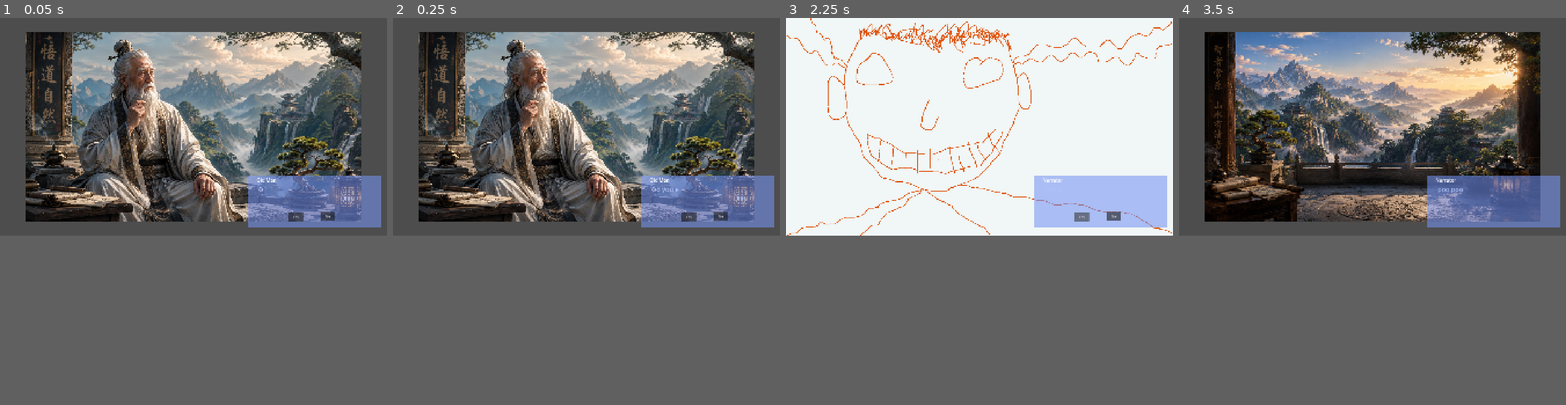
Above: before the commit, frames 1-4 (left to right).
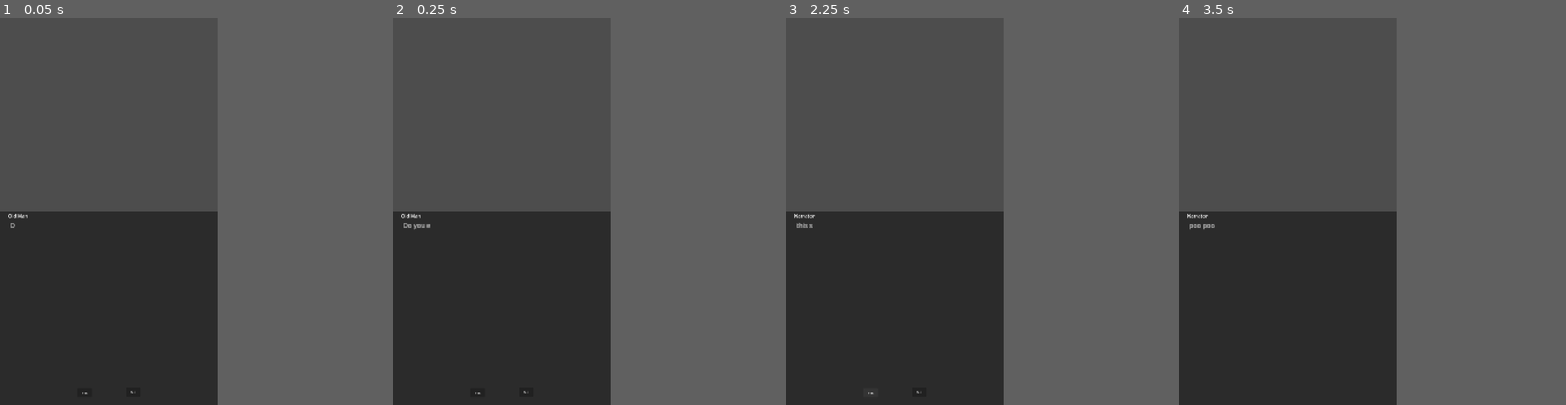
Above: after the commit, the same moments.

Repository: hanchyan/leoGodot
Game: Godot game, scene res://node_2d.tscn
The game is run twice, just before and just after one commit, with the same random seed, the same clock (stepped at 60 frames per second) and the same inputs.
Inputs:
- Up to frame 1 (0.05 s): no input
- Up to frame 2 (0.25 s): no input
- Up to frame 3 (2.25 s): click "Yes" at 0.5 s; click "Yes" at 1.25 s; click "Yes" at 2 s
- Up to frame 4 (3.5 s): click "No" at 2.75 s
In our replay, the window is 800x450 before the commit and 450x800 after it. These sizes can differ from the game's own. Grey fills any space a smaller window leaves; there, only what the larger window draws over its background counts as a difference.

The runs differ from the first frame. In frame 1, 39% of the frame differs, in the area x 0-99%, y 3-98%; in frame 2, 39%; in frame 3, 37%; in frame 4, 42%, in the area x 0-99%, y 3-57%.

Commit message:
changed to a portrait text adventure starter

Diff:
--- a/canvas_layer.gd
+++ b/canvas_layer.gd
@@ -1,7 +1,7 @@
 extends CanvasLayer
 
 @onready var music = $MusicPlayer
-@onready var portrait = $Panel/Portrait
+@onready var portrait = $Portrait
 @onready var speaker_label = $Panel/SpeakerLabel
 @onready var text_label = $Panel/Label
 @onready var button1 = $Panel/Button
--- a/dialogue.json
+++ b/dialogue.json
@@ -1,7 +1,6 @@
 {
   "start": {
 	"speaker": "Old Man",
-	"portrait": "res://portraits/old_man2.png",
 	"text": "Do you enter the cave?",
 	"choices": [
 	  {
@@ -17,8 +16,6 @@
 
   "cave": {
 	"speaker": "Narrator",
-	"portrait": "res://portraits/test.png",
-
 	"text": "It's dark inside. Continue?",
 	"choices": [
 	  {
@@ -35,7 +32,6 @@
   "leave": {
 	"speaker": "Narrator",
 	"text": "poo poo",
-	"portrait": "res://portraits/caveExit.png",
 	"choices": []
   },
 
@@ -56,8 +52,16 @@
 
   "crazy": {
 	"speaker": "Narrator",
-	"text": "this shits bananas",
-	"portrait": "res://portraits/crazyAnimation.tres",
+	"text": "this shits bananas
+	this shits bananas
+	this shits bananas
+	this shits bananas
+	this shits bananas
+	this shits bananas
+	this shits bananas
+	this shits bananas
+
+	",
 
 	"choices": [
 		{
--- a/node_2d.tscn
+++ b/node_2d.tscn
@@ -5,27 +5,26 @@
 [ext_resource type="SpriteFrames" uid="uid://8mhlohmipk70" path="res://portraits/crazyAnimation.tres" id="2_epypp"]
 
 [sub_resource type="StyleBoxFlat" id="StyleBoxFlat_wtcfe"]
-bg_color = Color(0.45490196, 0.5764706, 0.9490196, 0.57254905)
+bg_color = Color(0, 0, 0, 0.43137255)
 
 [node name="Node2D" type="Node2D" unique_id=293164579]
 
 [node name="CanvasLayer" type="CanvasLayer" parent="." unique_id=1831316642]
 script = ExtResource("1_wtcfe")
 
-[node name="Panel" type="Panel" parent="CanvasLayer" unique_id=1524215446]
-z_index = 10
-offset_left = 1233.0
-offset_top = 783.0
-offset_right = 1891.0
-offset_bottom = 1037.0
-theme_override_styles/panel = SubResource("StyleBoxFlat_wtcfe")
-
-[node name="Portrait" type="AnimatedSprite2D" parent="CanvasLayer/Panel" unique_id=1256972654]
+[node name="Portrait" type="AnimatedSprite2D" parent="CanvasLayer" unique_id=1256972654]
 z_as_relative = false
-position = Vector2(-273.00006, -243.49998)
+position = Vector2(952.99994, 536.5)
 scale = Vector2(0.99999994, 0.9990741)
 sprite_frames = ExtResource("2_epypp")
 animation = &"idle"
+
+[node name="Panel" type="Panel" parent="CanvasLayer" unique_id=1524215446]
+z_index = 10
+offset_top = 961.0
+offset_right = 1080.0
+offset_bottom = 1921.0
+theme_override_styles/panel = SubResource("StyleBoxFlat_wtcfe")
 
 [node name="Label" type="Label" parent="CanvasLayer/Panel" unique_id=779042973]
 z_as_relative = false
@@ -34,22 +33,24 @@
 offset_top = 44.0
 offset_right = 581.0
 offset_bottom = 103.0
-theme_override_colors/font_color = Color(1, 1, 1, 1)
+theme_override_colors/font_color = Color(1, 1, 1, 0.99215686)
+theme_override_colors/font_shadow_color = Color(1, 1, 1, 1)
+theme_override_colors/font_outline_color = Color(1, 1, 1, 0.99215686)
 theme_override_font_sizes/font_size = 32
 
 [node name="Button" type="Button" parent="CanvasLayer/Panel" unique_id=1029610557]
 layout_mode = 0
-offset_left = 197.0
-offset_top = 182.0
-offset_right = 271.0
-offset_bottom = 227.0
+offset_left = 383.0
+offset_top = 876.0
+offset_right = 457.0
+offset_bottom = 921.0
 
 [node name="Button2" type="Button" parent="CanvasLayer/Panel" unique_id=437971941]
 layout_mode = 0
-offset_left = 359.0
-offset_top = 179.0
-offset_right = 429.0
-offset_bottom = 223.0
+offset_left = 627.0
+offset_top = 874.0
+offset_right = 697.0
+offset_bottom = 918.0
 
 [node name="SpeakerLabel" type="Label" parent="CanvasLayer/Panel" unique_id=309035851]
 layout_mode = 0
@@ -60,7 +61,7 @@
 theme_override_font_sizes/font_size = 24
 
 [node name="TextTimer" type="Timer" parent="CanvasLayer/Panel" unique_id=1705655132]
-wait_time = 0.030000000000000002
+wait_time = 0.03
 
 [node name="MusicPlayer" type="AudioStreamPlayer" parent="CanvasLayer" unique_id=1774135482]
 stream = ExtResource("2_0e48y")
--- a/portraits/crazyAnimation.tres
+++ b/portraits/crazyAnimation.tres
@@ -1,10 +1,66 @@
 [gd_resource type="SpriteFrames" format=3 uid="uid://8mhlohmipk70"]
 
+[ext_resource type="Texture2D" uid="uid://bcm5kjchosoky" path="res://portraits/balls2.png" id="1_cd50x"]
 [ext_resource type="Texture2D" uid="uid://0vvrm2svyadq" path="res://portraits/crazyGuy.png" id="1_equws"]
 [ext_resource type="Texture2D" uid="uid://cdu7gevympri" path="res://portraits/crazyGuy2.png" id="2_etj8e"]
+[ext_resource type="Texture2D" uid="uid://kkx2ak3m1a2" path="res://portraits/balls3.png" id="2_fh8ok"]
+[ext_resource type="Texture2D" uid="uid://bgnuam2j0t6de" path="res://portraits/balls4.png" id="3_sao1s"]
+[ext_resource type="Texture2D" uid="uid://cxc5oywkkt36y" path="res://portraits/balls5.png" id="4_a1k6h"]
+[ext_resource type="Texture2D" uid="uid://buwvj4fymmjks" path="res://portraits/balls1.png" id="5_npw36"]
+[ext_resource type="Texture2D" uid="uid://cnghf7ug5mgsl" path="res://portraits/balls6.png" id="6_dr4ee"]
+[ext_resource type="Texture2D" uid="uid://c4lwkwaepkred" path="res://portraits/balls7.png" id="7_seu73"]
+[ext_resource type="Texture2D" uid="uid://c3w3oyhlll3r0" path="res://portraits/balls9.png" id="8_wuusy"]
+[ext_resource type="Texture2D" uid="uid://bd4uilhq7q8bl" path="res://portraits/balls8.png" id="9_vxqc3"]
+[ext_resource type="Texture2D" uid="uid://cvnhrnp4ue2q2" path="res://portraits/balls10.png" id="10_okiel"]
+[ext_resource type="Texture2D" uid="uid://4jjr417l11ri" path="res://portraits/balls12.png" id="11_acmo6"]
+[ext_resource type="Texture2D" uid="uid://ci3nwtu13p2lg" path="res://portraits/balls11.png" id="12_ng1ln"]
 
 [resource]
 animations = [{
+"frames": [{
+"duration": 1.0,
+"texture": ExtResource("1_cd50x")
+}, {
+"duration": 1.0,
+"texture": ExtResource("2_fh8ok")
+}, {
+"duration": 1.0,
+"texture": ExtResource("3_sao1s")
+}, {
+"duration": 1.0,
+"texture": ExtResource("4_a1k6h")
+}, {
+"duration": 1.0,
+"texture": ExtResource("5_npw36")
+}, {
+"duration": 1.0,
+"texture": ExtResource("6_dr4ee")
+}, {
+"duration": 1.0,
+"texture": ExtResource("6_dr4ee")
+}, {
+"duration": 1.0,
+"texture": ExtResource("7_seu73")
+}, {
+"duration": 1.0,
+"texture": ExtResource("8_wuusy")
+}, {
+"duration": 1.0,
+"texture": ExtResource("9_vxqc3")
+}, {
+"duration": 1.0,
+"texture": ExtResource("10_okiel")
+}, {
+"duration": 1.0,
+"texture": ExtResource("11_acmo6")
+}, {
+"duration": 1.0,
+"texture": ExtResource("12_ng1ln")
+}],
+"loop": true,
+"name": &"balls",
+"speed": 5.0
+}, {
 "frames": [{
 "duration": 1.0,
 "texture": ExtResource("1_equws")
--- a/project.godot
+++ b/project.godot
@@ -17,10 +17,11 @@
 
 [display]
 
-window/size/viewport_width=1920
-window/size/viewport_height=1080
+window/size/viewport_width=1080
+window/size/viewport_height=1920
 window/stretch/mode="canvas_items"
 window/stretch/aspect="expand"
+window/handheld/orientation=1
 
 [physics]
 
@@ -29,3 +30,4 @@
 [rendering]
 
 rendering_device/driver.windows="d3d12"
+textures/vram_compression/import_etc2_astc=true
Binary file added: portraits/balls1.png
Not shown, added: portraits/balls1.png.import
Binary file added: portraits/balls10.png
Not shown, added: portraits/balls10.png.import
Binary file added: portraits/balls11.png
Not shown, added: portraits/balls11.png.import
Binary file added: portraits/balls12.png
Not shown, added: portraits/balls12.png.import
Binary file added: portraits/balls2.png
Not shown, added: portraits/balls2.png.import
Binary file added: portraits/balls3.png
Not shown, added: portraits/balls3.png.import
(and 14 more such lines)
